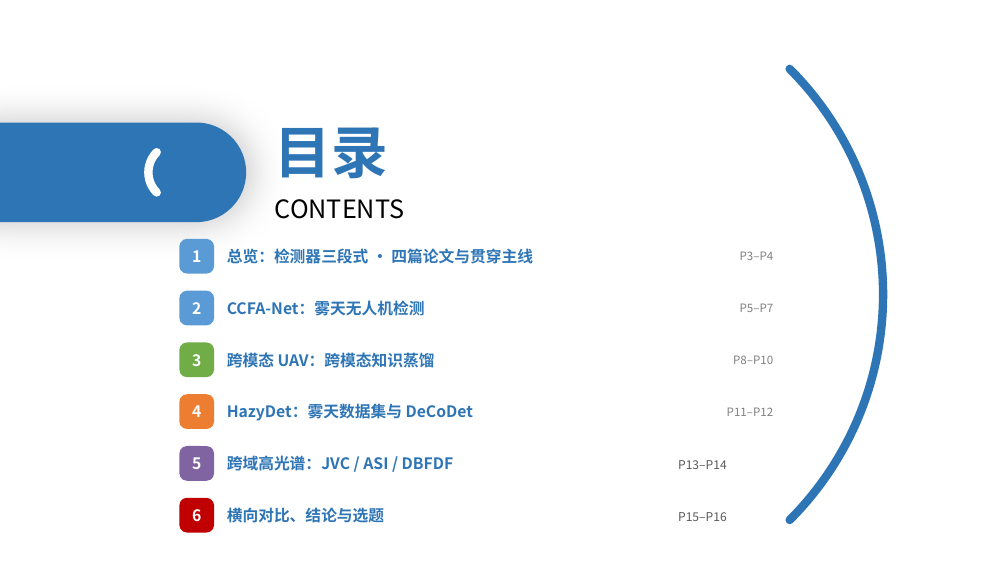
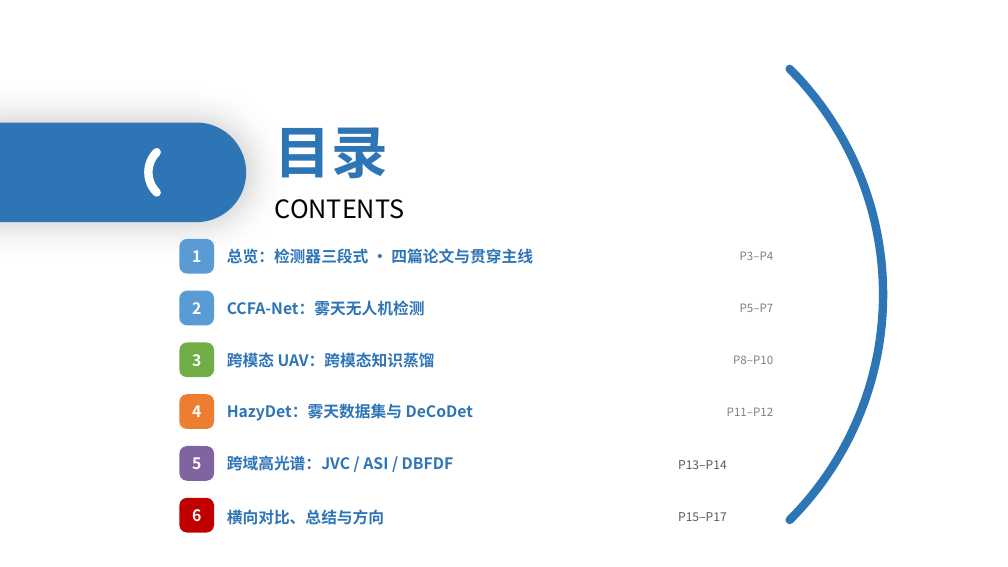
Before and after one commit to 139876/paper-notes, a slide deck: slide 2 of 论文精读/3-HazyDet精读/附件/四篇论文-组会汇报.pptx. Drawn at 1008x567 pixels with LibreOffice and Linux fonts; fonts in the diff are those of the drawing. Boxes give left, top, right and bottom in pixels: in the first picture for what was removed or moved away, otherwise in the second. Text is boxed around its words. In the diff, an @@ line names an element or a change of style, - is before the commit and + after.

```diff
--- a/论文精读/3-HazyDet精读/附件/四篇论文-组会汇报.pptx
+++ b/论文精读/3-HazyDet精读/附件/四篇论文-组会汇报.pptx
@@ text at (x1=227, y1=509, x2=384, y2=525): text changed @@
-横向对比、结论与选题
+横向对比、总结与方向
@@ text at (x1=678, y1=512, x2=727, y2=521): text changed @@
-P15–P16
+P15–P17
```
Also in this commit, not shown: 1 slide added.
